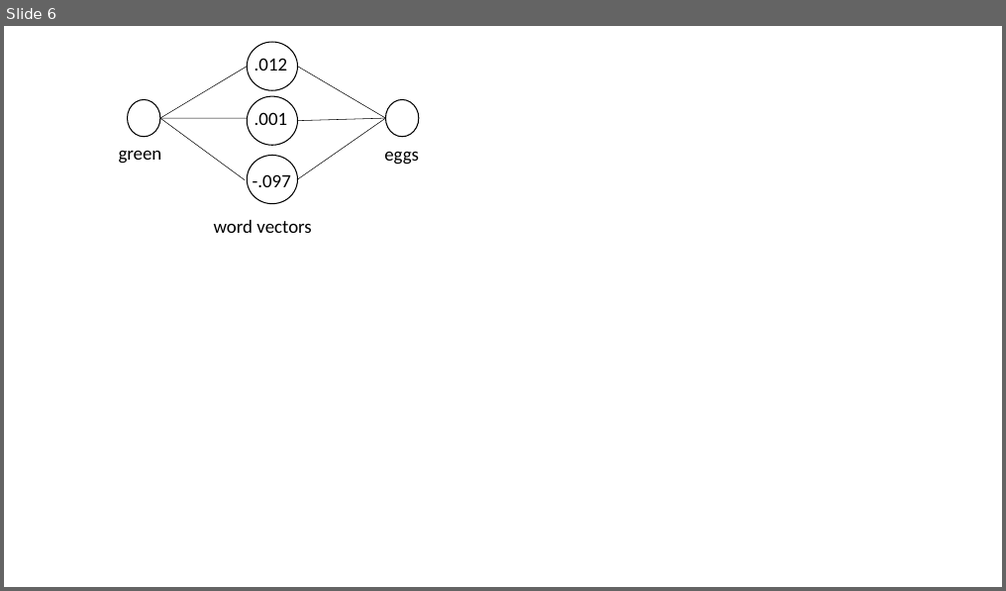
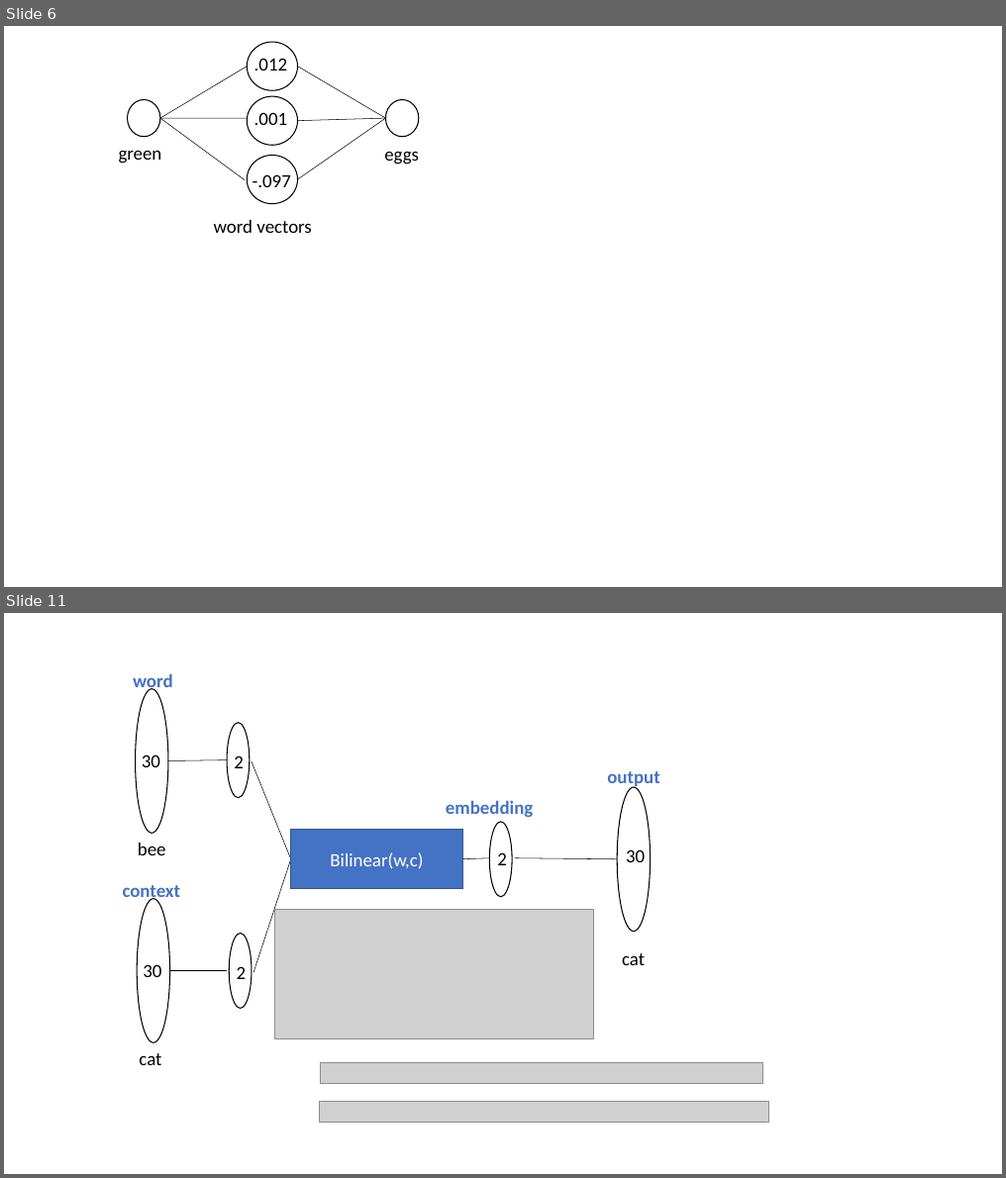
Before and after one commit to tulane-cmps6730/main, a slide deck: lec/language_models/figs/nn.pptx. Shown one above the other, each under a label of ours: slide 6 before the commit, slides 6 and 11 after it; the slides between them are not shown. The pictures are 1006x591 and 1006x1178 pixels, drawn with LibreOffice and Linux fonts; fonts in the diff are those of the drawing; grey boxes stand for pictures. Boxes give left, top, right and bottom in pixels: in the first picture for what was removed or moved away, otherwise in the second. Text is boxed around its words. In the diff, an @@ line names an element or a change of style, - is before the commit and + after.

```diff
--- a/lec/language_models/figs/nn.pptx
+++ b/lec/language_models/figs/nn.pptx
@@ slide 11 added at (4,613,1002,1174), background #FFFFFF @@
@@ text added at (133,673,173,693), 18 pt, text #4472C4, bold @@
+word
@@ ellipse added at (135,688,168,833), outline #000000 1 pt @@
@@ ellipse added at (227,722,250,797), outline #000000 1 pt @@
@@ text added at (142,755,160,767), 18 pt, text #000000 @@
+30
@@ line added from (168, 761) to (227, 761), #000000 0.5 pt @@
@@ text added at (234,756,244,768), 18 pt, text #000000 @@
+2
@@ line added from (252, 761) to (291, 860), #000000 0.5 pt @@
@@ text added at (607,771,660,788), 18 pt, text #4472C4, bold @@
+output
@@ ellipse added at (617,787,650,932), outline #000000 1 pt @@
@@ text added at (446,800,533,817), 18 pt, text #4472C4, bold @@
+embedding
@@ text added at (138,843,166,856), 18 pt, text #000000 @@
+bee
@@ rectangle added at (291,830,463,889), fill #4472C4, outline #325491 1 pt, 18 pt, text #FFFFFF @@
+Bilinear(w,c)
@@ ellipse added at (490,822,512,897), outline #000000 1 pt @@
@@ text added at (626,850,645,862), 18 pt, text #000000 @@
+30
@@ line added from (254, 972) to (291, 860), #000000 0.5 pt @@
@@ line added from (463, 860) to (490, 859), #000000 0.5 pt @@
@@ text added at (497,853,507,865), 18 pt, text #000000 @@
+2
@@ line added from (515, 859) to (617, 860), #000000 0.5 pt @@
@@ text added at (123,885,181,902), 18 pt, text #4472C4, bold @@
+context
@@ ellipse added at (138,899,170,1044), outline #000000 1 pt @@
@@ picture added at (275,909,593,1039) @@
@@ ellipse added at (230,934,252,1008), outline #000000 1 pt @@
@@ text added at (143,964,161,977), 18 pt, text #000000 @@
+30
@@ text added at (237,966,247,979), 18 pt, text #000000 @@
+2
@@ text added at (622,954,645,965), 18 pt, text #000000 @@
+cat
@@ line added from (170, 970) to (227, 970), #000000 0.5 pt @@
@@ text added at (139,1054,161,1065), 18 pt, text #000000 @@
+cat
@@ picture added at (320,1063,763,1084) @@
@@ picture added at (319,1102,768,1123) @@
```
Also in this commit, not shown: 4 other slides added, 8 other files.
